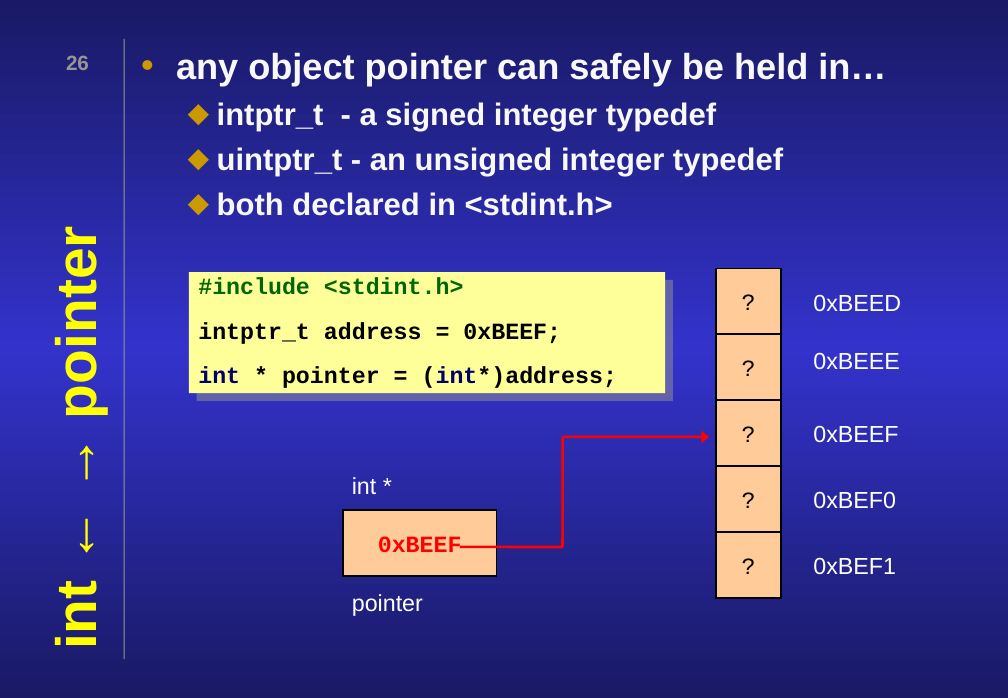
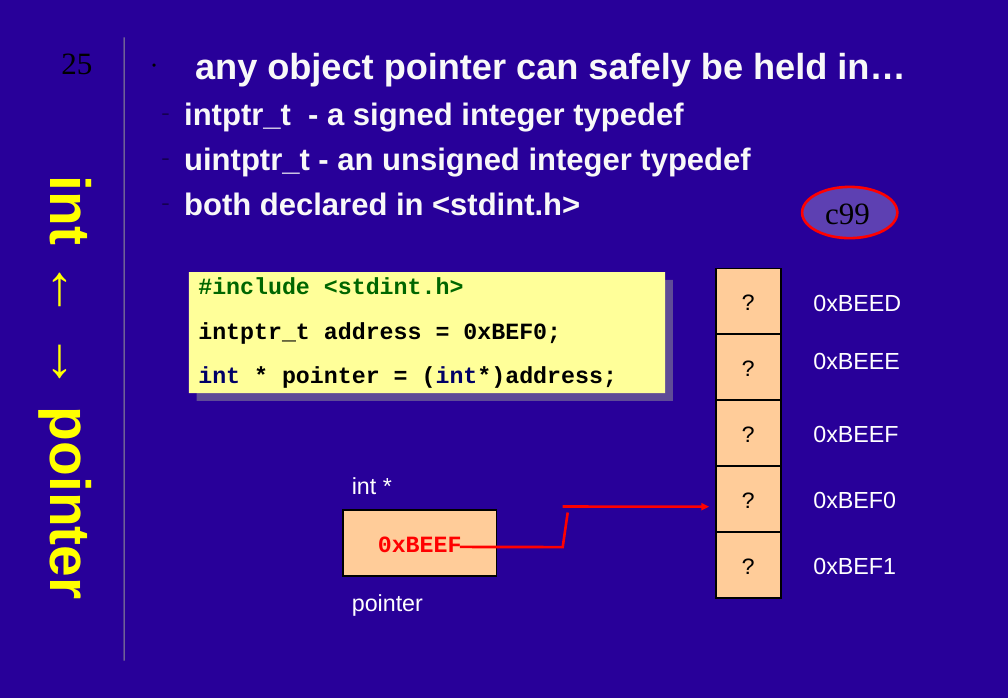
Before and after one commit to JonJagger/two-day-courses, a slide deck: slide 25 of cf/04 Pointers and Arrays.ppt (slide 26 before the commit). Drawn at 1008x698 pixels with LibreOffice and Linux fonts; fonts in the diff are those of the drawing. Boxes give left, top, right and bottom in pixels: in the first picture for what was removed or moved away, otherwise in the second. Text is boxed around its words. In the diff, an @@ line names an element or a change of style, - is before the commit and + after.

```diff
--- a/cf/04 Pointers and Arrays.ppt
+++ b/cf/04 Pointers and Arrays.ppt
@@ background gradient #191965 to #3333CC to #280099 @@
@@ page number at [61, 53, 92, 75]: text changed; size 16 to 24 pt; font Arial to Times New Roman; text colour #969696 to #000000; bold off @@
-26
+25
@@ text "any object pointer can safely ..." at [184, 52, 905, 216]: indent changed; bullet colour #CC9900 to #000000; bullet ⬥ to – @@
@@ title "int ← → pointer" at [39, 183, 102, 594]: rotation 270 to 0 degrees @@
@@ ellipse added at [802, 187, 896, 238], fill #FFFFFF at 25% opacity, outline #FF0000 2.01 pt, 24 pt, text #000000 @@
+c99
@@ text in rectangle at [198, 322, 561, 344]: text changed @@
-intptr_t address = 0xBEEF;
+intptr_t address = 0xBEF0;
@@ arrow moved from (563, 436) - (709, 436) to (563, 506) - (709, 506) @@
@@ line moved from (563, 547) - (563, 436) to (563, 548) - (567, 512) @@
@@ indent changed in 7 elements at [813, 294, 901, 312], [813, 352, 900, 370], [813, 425, 898, 443], [813, 491, 896, 509], [352, 477, 377, 494], [352, 594, 423, 616], [813, 557, 896, 575] @@
```
Also in this commit, not shown: 27 other slides changed, 1 slide removed, 17 other files.
